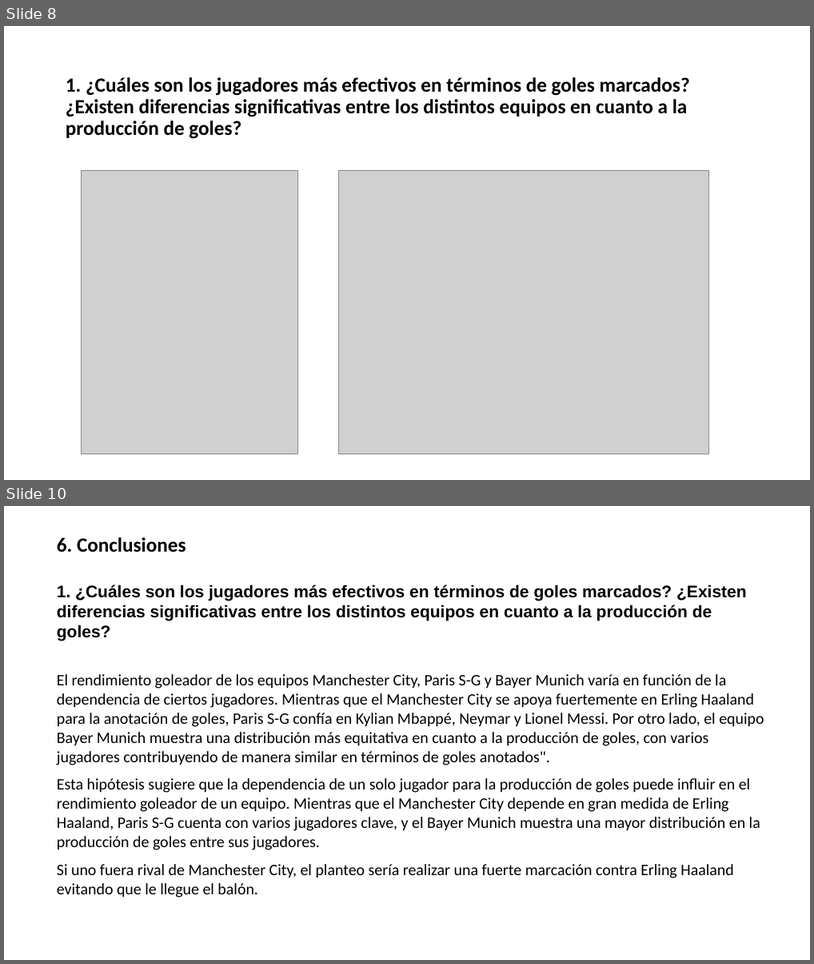
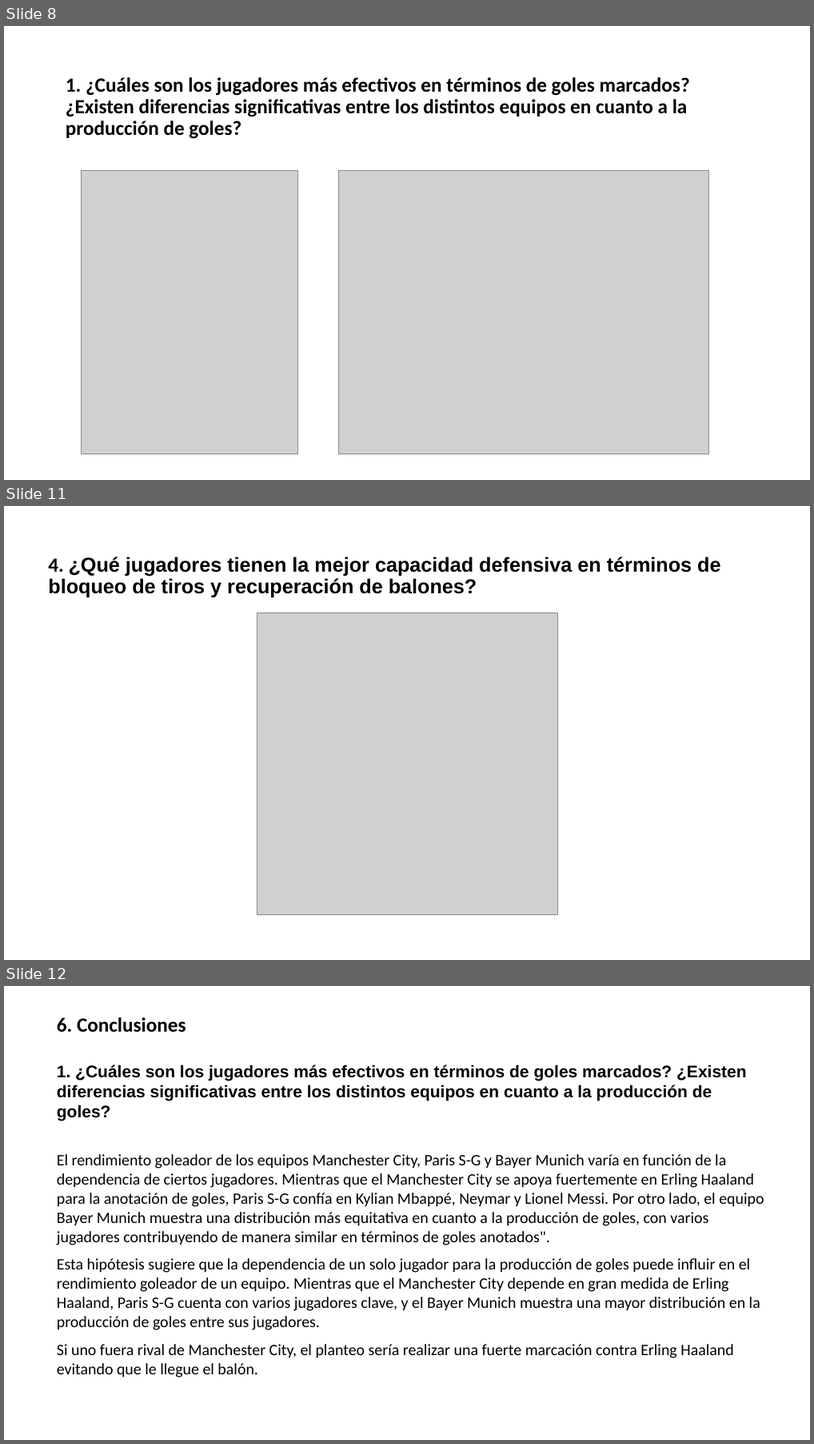
Before and after one commit to IngLuissolis/CoderHouseDataScience, a slide deck: Desafios/Análisis_Datos_Fútbol.pptx. Shown one above the other, each under a label of ours: slides 8 and 10 before the commit, slides 8, 11 and 12 after it; the slides between them are not shown. The pictures are 814x964 and 814x1444 pixels, drawn with LibreOffice and Linux fonts; fonts in the diff are those of the drawing; grey boxes stand for pictures. Boxes give left, top, right and bottom in pixels: in the first picture for what was removed or moved away, otherwise in the second. Text is boxed around its words. In the diff, an @@ line names an element or a change of style, - is before the commit and + after.

```diff
--- a/Desafios/Análisis_Datos_Fútbol.pptx
+++ b/Desafios/Análisis_Datos_Fútbol.pptx
@@ slide 11 added at box(4, 506, 810, 960), background #FFFFFF @@
@@ text added at box(48, 556, 721, 598), 24 pt, text #000000, bold @@
+4. ¿Qué jugadores tienen la mejor capacidad defensiva en términos de bloqueo de tiros y recuperación de balones?
@@ picture added at box(257, 612, 558, 914) @@
@@ what was slide 10 is now slide 12 @@
```
Also in this commit, not shown: 1 slide changed, 3 other slides added, 15 other files.
